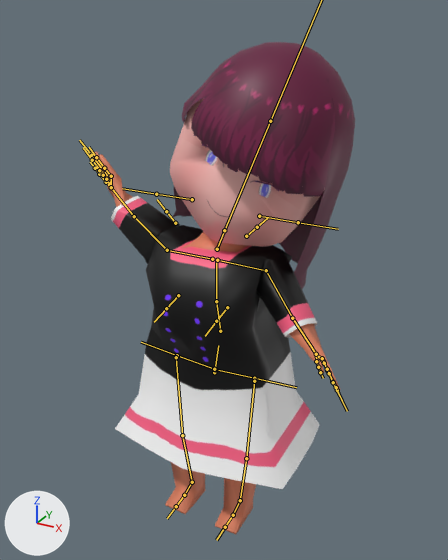
The FBX model Assets/角色模型測試/角色4/基本Q版女角模型第五版做動畫.fbx as it was, and as the next commit left it.
Both versions are drawn from a camera (50 mm lens) standing at (2.46, -4.21, 4.65) and looking at (-0.09, 0.43, 2.32). Arrows for +X, +Y and +Z are at lower left; the lights stay in place. Both versions are drawn at frame 85 of the action '骨架|骨架Action'; the numbers are the values there. The bones that bend it are drawn over the model as lines.

Objects in the first picture: '裙子', '身體'.
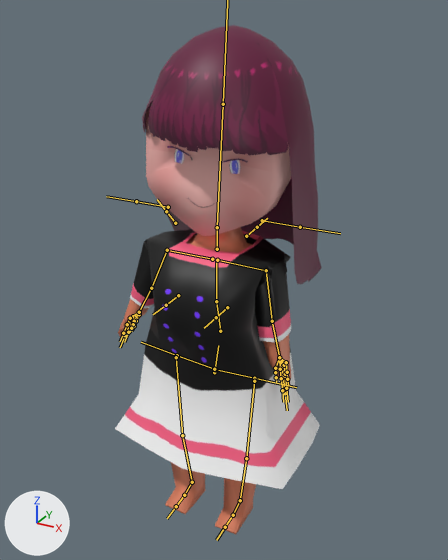
Boxes (x1, y1, x2, y2) around the edits, measured in the pictures (448 x 560 px):
'身體', posed (22% narrower)
    before: (93, 42, 355, 534)
    after: (118, 25, 322, 534)
'裙子', posed (11% shorter)
    before: (111, 196, 320, 489)
    after: (115, 229, 320, 489)
bone 'neck', root to tip
    before: (217, 249) to (224, 230)
    after: (217, 249) to (217, 227)
bone 'leftarm', root to tip
    before: (266, 270) to (292, 318)
    after: (266, 270) to (272, 321)
bone 'leftforearm', root to tip
    before: (292, 318) to (316, 354)
    after: (272, 321) to (279, 357)
bone 'Left palm (middle finger)', root to tip
    before: (316, 354) to (322, 360)
    after: (279, 357) to (282, 367)
bone 'Left palm (ring finger)', root to tip
    before: (316, 354) to (323, 361)
    after: (279, 357) to (284, 365)
bone 'Left palm (little finger)', root to tip
    before: (316, 354) to (324, 363)
    after: (279, 357) to (286, 362)
bone 'Left palm (index finger)', root to tip
    before: (316, 354) to (322, 358)
    after: (279, 357) to (280, 369)
bone 'Left palm (thumb)', root to tip
    before: (316, 354) to (316, 361)
    after: (279, 357) to (275, 368)
bone 'rightarm', root to tip
    before: (167, 250) to (134, 216)
    after: (167, 250) to (151, 288)
bone 'rightforearm', root to tip
    before: (134, 216) to (111, 187)
    after: (151, 288) to (139, 312)
bone 'Right palm (middle finger)', root to tip
    before: (111, 187) to (109, 178)
    after: (139, 312) to (133, 316)
bone 'Right palm (ring finger)', root to tip
    before: (111, 187) to (107, 180)
    after: (139, 312) to (136, 315)
bone 'Right palm (little finger)', root to tip
    before: (111, 187) to (106, 182)
    after: (139, 312) to (139, 314)
bone 'Right palm (index finger)', root to tip
    before: (111, 187) to (111, 176)
    after: (139, 312) to (130, 318)
bone 'Right palm (thumb)', root to tip
    before: (111, 187) to (106, 179)
    after: (139, 312) to (134, 321)
bone 'leftchest', root to tip
    before: (227, 307) to (216, 321)
    after: (227, 307) to (216, 317)
bone 'rightchest', root to tip
    before: (178, 295) to (166, 308)
    after: (178, 295) to (166, 305)
bone 'RightSkirtArm', root to tip
    before: (192, 199) to (156, 194)
    after: (168, 207) to (136, 201)

Edits to the bpy script that builds the scene:
```text
Change bone_neck:
    where bone_neck = bpy.data.objects['骨架'].pose.bones['neck']  # child of 'waist'
    bone_neck.rotation_quaternion: (0.98, 0.0, -0.016, -0.198) -> (1.0, 0.0, -0.002, -0.027)  # degrees (0, -2, -23) -> degrees (0, 0, -3)
Change bone_leftarm:
    where bone_leftarm = bpy.data.objects['骨架'].pose.bones['leftarm']  # child of 'leftshoulder'
    bone_leftarm.rotation_quaternion: (0.91, 0.153, -0.083, -0.376) -> (0.757, 0.076, -0.014, -0.649)  # degrees (20, -2, -45) -> degrees (8, 4, -81)
Change bone_leftforearm:
    where bone_leftforearm = bpy.data.objects['骨架'].pose.bones['leftforearm']  # child of 'leftarm'
    bone_leftforearm.rotation_quaternion: (0.998, 0.046, -0.053, 0.007) -> (1.0, 0.0, 0.0, 0.0)  # degrees (5, -6, 1) -> degrees (0, 0, 0)
Change bone_left_palm__middle_finger:
    where bone_left_palm__middle_finger = bpy.data.objects['骨架'].pose.bones['Left palm (middle finger)']  # child of 'leftforearm'
    bone_left_palm__middle_finger.rotation_quaternion: (0.971, 0.021, -0.23, 0.066) -> (1.0, 0.0, 0.0, 0.0)  # degrees (1, -27, 8) -> degrees (0, 0, 0)
Change bone_left_palm__ring_finger:
    where bone_left_palm__ring_finger = bpy.data.objects['骨架'].pose.bones['Left palm (ring finger)']  # child of 'leftforearm'
    bone_left_palm__ring_finger.rotation_quaternion: (0.971, 0.017, -0.236, -0.043) -> (1.0, 0.0, 0.0, 0.0)  # degrees (3, -27, -6) -> degrees (0, 0, 0)
Change bone_left_palm__little_finger:
    where bone_left_palm__little_finger = bpy.data.objects['骨架'].pose.bones['Left palm (little finger)']  # child of 'leftforearm'
    bone_left_palm__little_finger.rotation_quaternion: (0.971, 0.029, -0.195, -0.137) -> (1.0, 0.0, 0.0, 0.0)  # degrees (7, -22, -17) -> degrees (0, 0, 0)
Change bone_left_palm__index_finger:
    where bone_left_palm__index_finger = bpy.data.objects['骨架'].pose.bones['Left palm (index finger)']  # child of 'leftforearm'
    bone_left_palm__index_finger.rotation_quaternion: (0.971, 0.048, -0.186, 0.145) -> (1.0, 0.0, 0.0, 0.0)  # degrees (2, -22, 17) -> degrees (0, 0, 0)
Change bone_left_palm__thumb:
    where bone_left_palm__thumb = bpy.data.objects['骨架'].pose.bones['Left palm (thumb)']  # child of 'leftforearm'
    bone_left_palm__thumb.rotation_quaternion: (0.971, 0.158, -0.156, 0.093) -> (1.0, 0.0, 0.0, 0.0)  # degrees (17, -19, 8) -> degrees (0, 0, 0)
Change bone_rightarm:
    where bone_rightarm = bpy.data.objects['骨架'].pose.bones['rightarm']  # child of 'rightshoulder'
    bone_rightarm.rotation_quaternion: (0.959, -0.092, -0.018, -0.269) -> (0.837, 0.053, 0.011, 0.545)  # degrees (-10, -5, -31) -> degrees (6, -2, 66)
Change bone_rightforearm:
    where bone_rightforearm = bpy.data.objects['骨架'].pose.bones['rightforearm']  # child of 'rightarm'
    bone_rightforearm.rotation_quaternion: (0.992, 0.035, -0.116, -0.043) -> (1.0, 0.006, -0.018, -0.007)  # degrees (5, -13, -5) -> degrees (1, -2, -1)
Change bone_right_palm__middle_finger:
    where bone_right_palm__middle_finger = bpy.data.objects['骨架'].pose.bones['Right palm (middle finger)']  # child of 'rightforearm'
    bone_right_palm__middle_finger.rotation_quaternion: (0.696, -0.123, 0.653, -0.272) -> (0.995, -0.018, 0.094, -0.039)  # degrees (-78, 57, -90) -> degrees (-2, 11, -5)
Change bone_right_palm__ring_finger:
    where bone_right_palm__ring_finger = bpy.data.objects['骨架'].pose.bones['Right palm (ring finger)']  # child of 'rightforearm'
    bone_right_palm__ring_finger.rotation_quaternion: (0.696, -0.143, 0.7, 0.07) -> (0.995, -0.021, 0.101, 0.01)  # degrees (78, 96, 95) -> degrees (-2, 12, 1)
Change bone_right_palm__little_finger:
    where bone_right_palm__little_finger = bpy.data.objects['骨架'].pose.bones['Right palm (little finger)']  # child of 'rightforearm'
    bone_right_palm__little_finger.rotation_quaternion: (0.696, -0.109, 0.609, 0.364) -> (0.995, -0.016, 0.088, 0.052)  # degrees (51, 68, 91) -> degrees (-1, 10, 6)
Change bone_right_palm__index_finger:
    where bone_right_palm__index_finger = bpy.data.objects['骨架'].pose.bones['Right palm (index finger)']  # child of 'rightforearm'
    bone_right_palm__index_finger.rotation_quaternion: (0.696, -0.036, 0.501, -0.513) -> (0.995, -0.005, 0.072, -0.074)  # degrees (-49, 41, -92) -> degrees (-1, 8, -9)
Change bone_right_palm__thumb:
    where bone_right_palm__thumb = bpy.data.objects['骨架'].pose.bones['Right palm (thumb)']  # child of 'rightforearm'
    bone_right_palm__thumb.rotation_quaternion: (0.696, 0.313, 0.51, -0.396) -> (0.995, 0.045, 0.073, -0.057)  # degrees (6, 73, -55) -> degrees (5, 9, -6)
Change bone_leftchest:
    where bone_leftchest = bpy.data.objects['骨架'].pose.bones['leftchest']  # child of 'waist'
    bone_leftchest.rotation_quaternion: (0.994, -0.113, 0.0, 0.0) -> (1.0, -0.018, 0.0, 0.0)  # degrees (-13, 0, 0) -> degrees (-2, 0, 0)
Change bone_rightchest:
    where bone_rightchest = bpy.data.objects['骨架'].pose.bones['rightchest']  # child of 'waist'
    bone_rightchest.rotation_quaternion: (0.994, -0.113, 0.0, 0.0) -> (1.0, -0.018, 0.0, 0.0)  # degrees (-13, 0, 0) -> degrees (-2, 0, 0)
Change bone_rightskirtarm:
    where bone_rightskirtarm = bpy.data.objects['骨架'].pose.bones['RightSkirtArm']
    bone_rightskirtarm.location: (0.15, -0.137, 0.0) -> (0.078, 0.038, 0.0)
    bone_rightskirtarm.scale: (1.1, 1.1, 1.1) -> (1.02, 1.02, 1.02)
```
